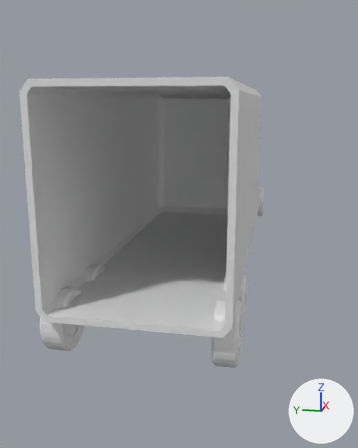
What one commit did to the Blender file BlenderSaves/Truck.blend.
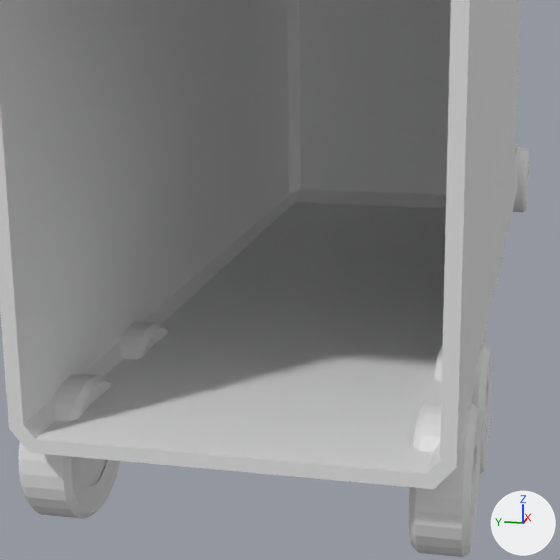
There are two pictures of each version: one whole from a camera (50 mm lens) standing at (-9.84, -1.62, 2.62) and looking at (0.07, 0.36, 0.15), one close up on the part from 9% to 78% of the width and 27% to 82% of the height. Every picture has the same lights, and +X, +Y and +Z are marked at lower right. The close-ups show mesh edges as thin lines.

The older version as bpy lines, for what is in view:
```python
me_cube = bpy.data.meshes.new('Cube')
me_cube.from_pydata(...)  # 6656 vertices, 5910 faces; spans x -4.65..5.42, y -1.26..1.26, z -0.6..2.87
me_cube.materials.append(mat_material)  # white #e7e7e7
ob_truck = bpy.data.objects.new('Truck', me_cube)
ob_truck.location = (0.0, 0.0, 0.0)
```
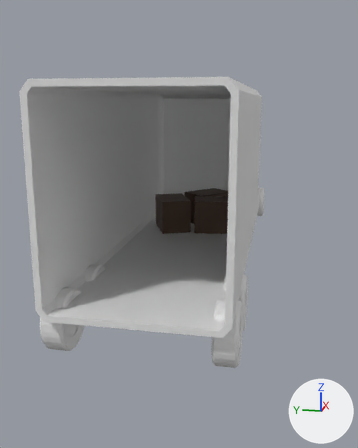
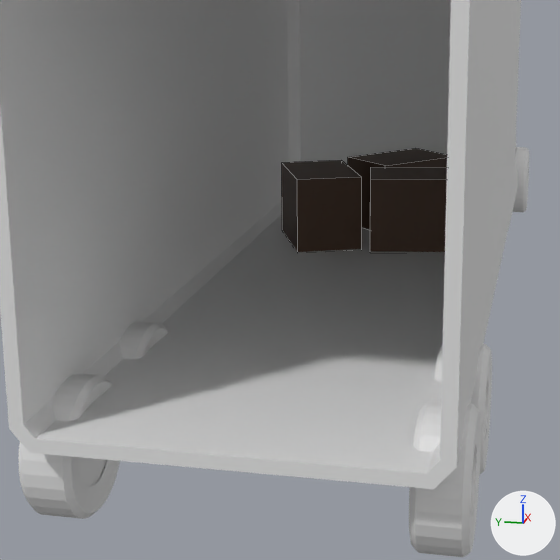
Commit message: Added boxes in truck + homebase model

What the commit changed:
Picture 'box' (img_box) is new.
Material 'Material.002' (mat_material_002) is new.
Its texture is img_box.
Mesh me_cube_009 is new.
It has 24 vertices, 18 faces and spans x -3.42..1.0, y -4.3..1.46, z -1.0..1.0.
It uses material mat_material_002 (picture img_box).
Object 'storagebox' (ob_storagebox) is new; it shows me_cube_009.
Its location is (0.72, -0.15, 0.41).
Its rotation in degrees is (0, 0, -42).
Its scale is (0.422, 0.285, 0.326).

What differs and where, as boxes [x1, y1, x2, y2] in the close-ups (560 x 560 px):
'storagebox', added: after [282, 148, 447, 252]
